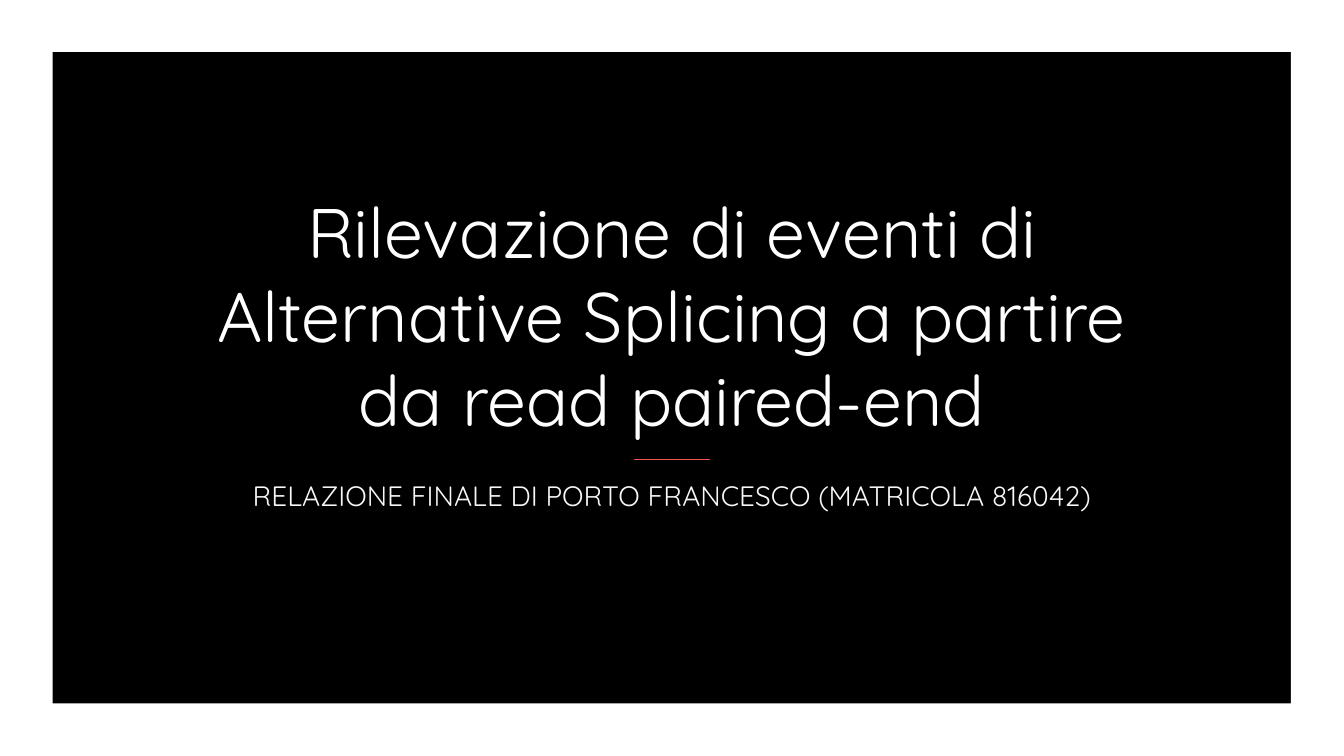
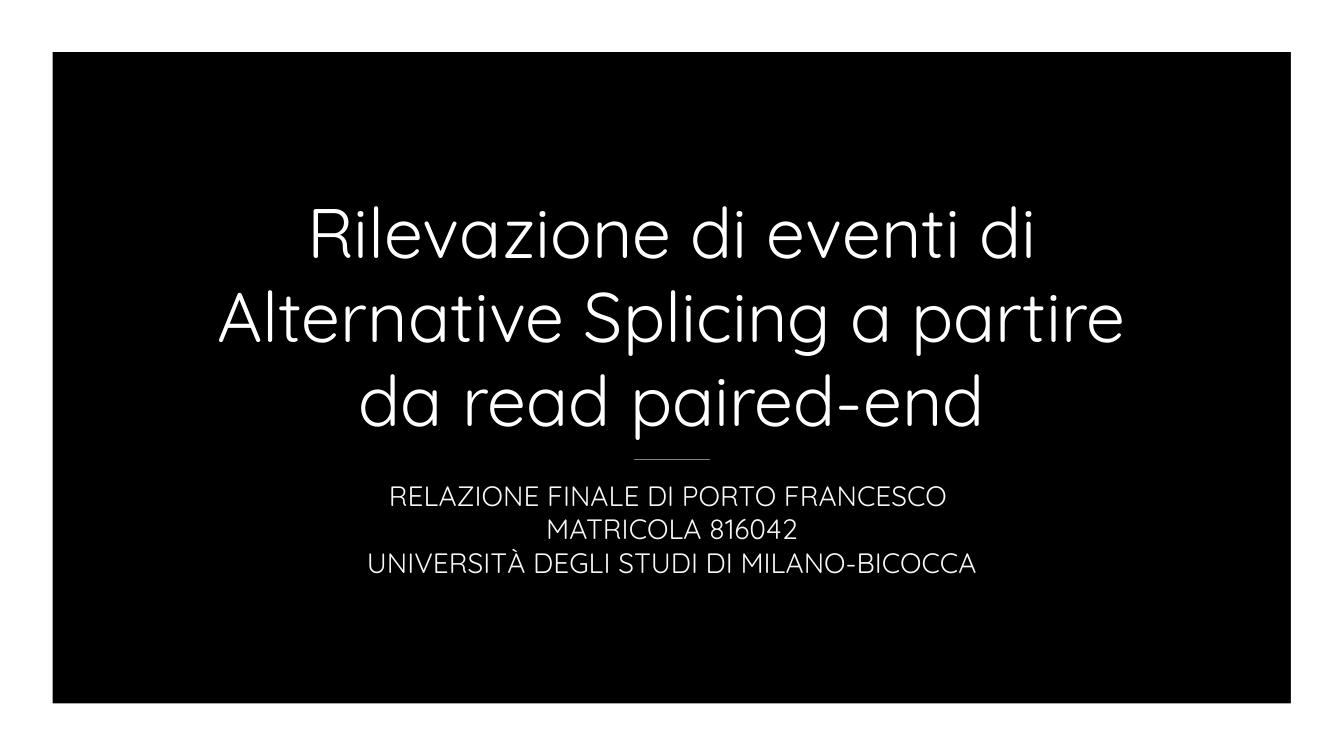
Before and after one commit to HopedWall/TesiTriennaleASGAL, a slide deck: slide 1 of powerpoint/Presentazione.pptx. Drawn at 1344x756 pixels with LibreOffice and Linux fonts; fonts in the diff are those of the drawing; background and template pictures are left out. Boxes give left, top, right and bottom in pixels: in the first picture for what was removed or moved away, otherwise in the second. Text is boxed around its words. In the diff, an @@ line names an element or a change of style, - is before the commit and + after.

```diff
--- a/powerpoint/Presentazione.pptx
+++ b/powerpoint/Presentazione.pptx
@@ subtitle at bbox=[367, 486, 977, 574]: text changed @@
-RELAZIONE FINALE DI PORTO FRANCESCO (MATRICOLA 816042)
+RELAZIONE FINALE DI PORTO FRANCESCO
+MATRICOLA 816042
+UNIVERSITÀ DEGLI STUDI DI MILANO-BICOCCA
```
Also in this commit, not shown: 8 other slides changed, 4 slides added, 5 slides removed, 7 other files.
